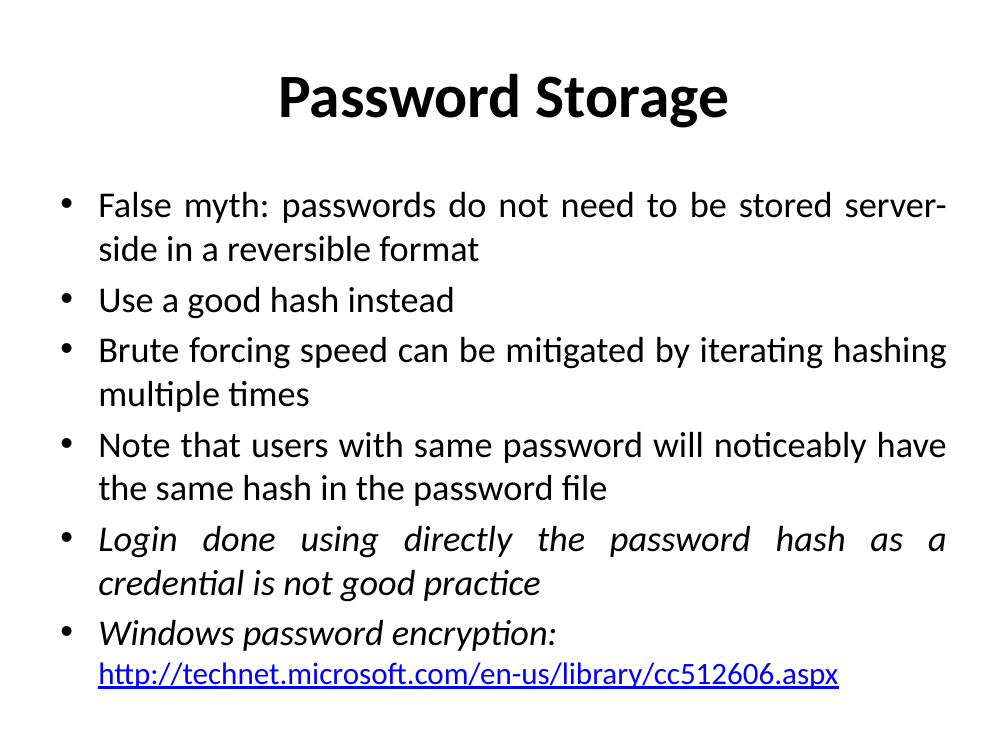
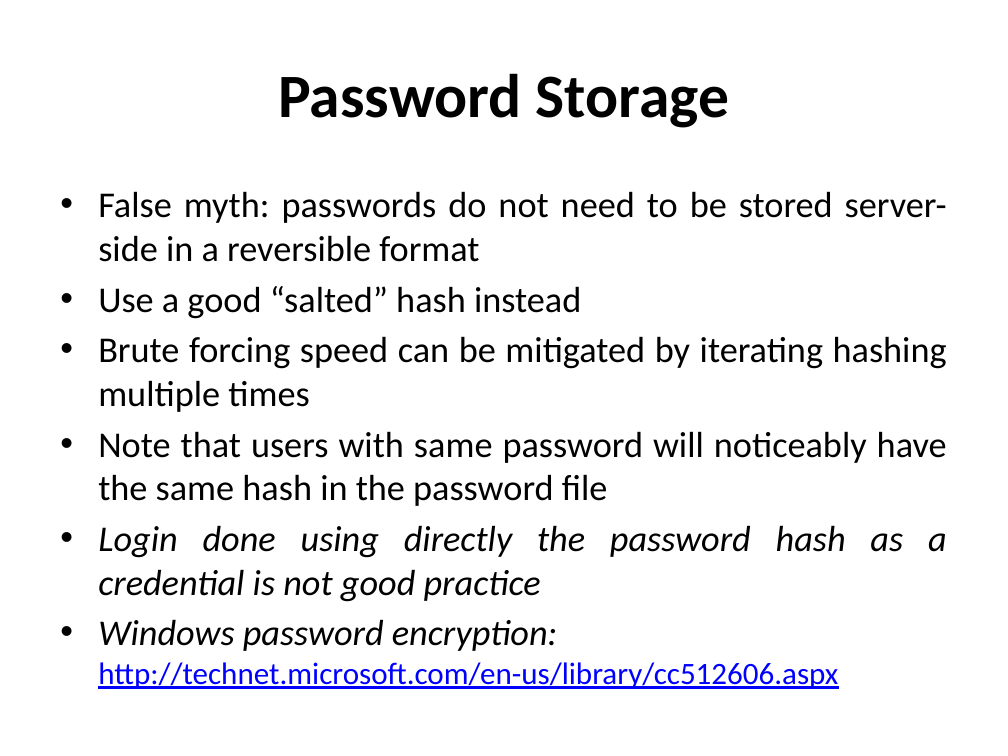
Before and after one commit to DeMaCS-UNICAL/NetworkSecurity, a slide deck: slide 13 of slides/PasswordStorage.pptx (slide 12 before the commit). Drawn at 1008x756 pixels with LibreOffice and Linux fonts; fonts in the diff are those of the drawing. Boxes give left, top, right and bottom in pixels: in the first picture for what was removed or moved away, otherwise in the second. Text is boxed around its words. In the diff, an @@ line names an element or a change of style, - is before the commit and + after.

```diff
--- a/slides/PasswordStorage.pptx
+++ b/slides/PasswordStorage.pptx
@@ text at (x1=98, y1=286, x2=581, y2=319): text changed @@
-• Use a good hash instead
+• Use a good “salted” hash instead
```
Also in this commit, not shown: 3 other slides changed, 6 slides added, 2 other files.
